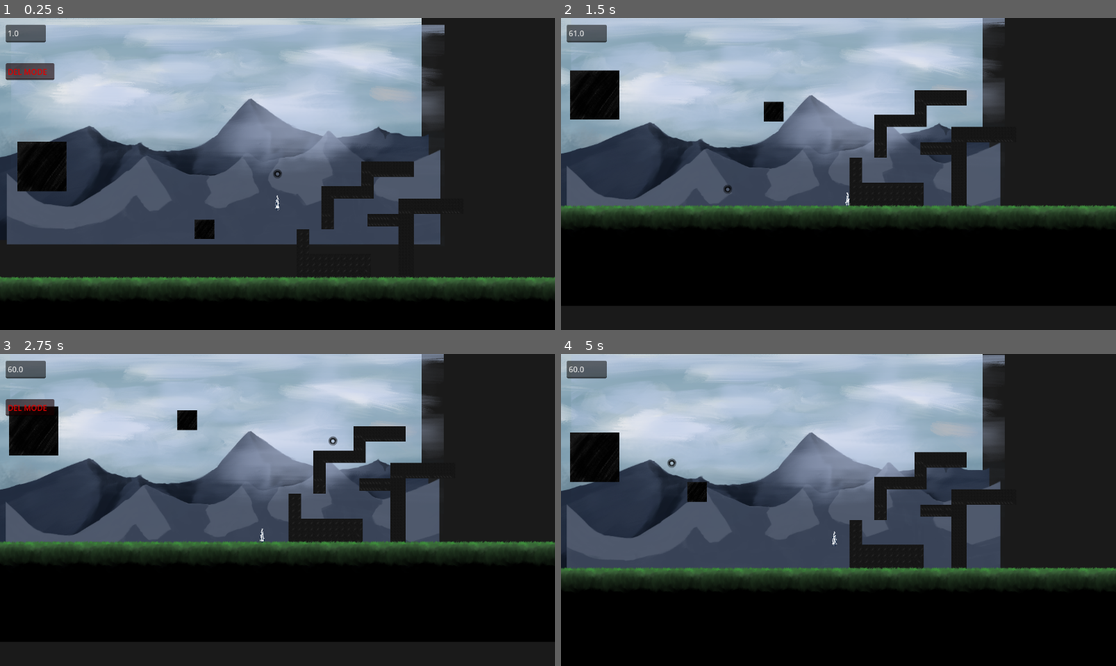
Above: before the commit, frames 1-4 (two rows, left to right).
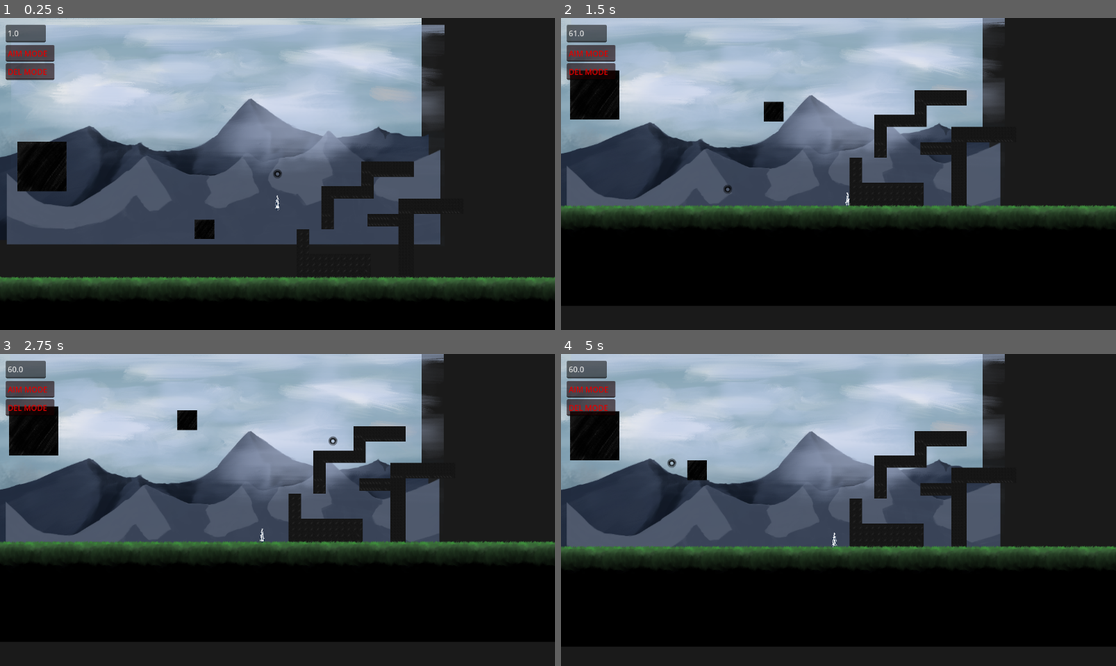
Above: after the commit, the same moments.

Repository: lotseven/wacoWorld
Game: Godot game, scene res://testingScenes/gunTest.tscn
The game is run twice, just before and just after one commit, with the same random seed, the same clock (stepped at 60 frames per second) and the same inputs.
Inputs (mouse positions are in pixels of both pictures, inside the frame that each line leads up to):
- Up to frame 1 (0.25 s): no input
- Up to frame 2 (1.5 s): move the mouse to (960, 158) at 0.52 s; hold Q (recall) 0.53-1.28 s; hold D (right) from 0.53 s (still down); click (960, 158) at 0.67 s; tap W (jump) at 0.77 s; move the mouse to (727, 189) at 1.27 s; click (727, 189) at 1.35 s
- Up to frame 3 (2.75 s): tap W (jump) at 1.52 s; tap Q (recall) at 1.55 s; move the mouse to (333, 441) at 2.02 s; release D (right) at 2.03 s; hold A (left) from 2.03 s (still down); hold Q (recall) from 2.03 s (still down)
- Up to frame 4 (5 s): move the mouse to (810, 572) at 2.77 s; release A (left) at 2.78 s; release Q (recall) at 2.78 s; hold D (right) 2.78-4.28 s; tap Q (recall) at 2.85, 3.8, 4.35 s; click (810, 572) at 2.92 s; tap W (jump) at 3.02, 3.77, 4.52 s; move the mouse to (1005, 556) at 3.52 s; press the mouse at (1005, 556) at 3.53 s; move the mouse to (672, 463) at 4.27 s; release the mouse at (672, 463) at 4.28 s; hold A (left) from 4.28 s (still down)

The runs differ from the first frame. In frame 1, 0.5% of the frame differs, in the area x 1-10%, y 8-15%; in frame 2, 0.8%; in frame 3, 0.5%; in frame 4, 24%, in the area x 0-100%, y 0-100%.

Commit message:
doin something else 4 a bit

Diff:
--- a/global/signalBus.gd
+++ b/global/signalBus.gd
@@ -1,6 +1,6 @@
 extends Node
 
-signal updateAimArrowVisibility(visible) # from magMangager to ui
+#signal updateAimArrowVisibility(visible) # from magMangager to ui
 signal createMagnet(object, position, angle) # from magnetProjectile to magManager
-signal magnetButtonClick(magnet) # from magnet to magManager
-signal switchToRecall(visible) # from magManager to ui
+#signal magnetButtonClick(magnet) # from magnet to magManager
+#signal switchToRecall(visible) # from magManager to ui
--- a/player/magnetMechanics/magManager.gd
+++ b/player/magnetMechanics/magManager.gd
@@ -22,15 +22,15 @@
 var createDeleteSFX = "res://sounds/playerSfx/button-202966.mp3"
 var groupingSFX = "res://sounds/playerSfx/button-4-214382.mp3"
 var flingMag # what magnet the player gets flung 2
-
+var recallSoundTracker # dont worry about this little variable :)
 func _ready() -> void:
 	SignalBus.connect("createMagnet", Callable(self, "handleMagnetCreation")) # connection ...
 	SignalBus.connect("magnetButtonClick", Callable(self, "handleMagClicks")) # connection ...
 
 	player = get_tree().get_first_node_in_group("player") # player noad !!
 	projContainer = $projContainer # self explanatory
-	SignalBus.emit_signal("updateAimArrowVisibility", false)
-	SignalBus.emit_signal("switchToRecall", false)
+	#SignalBus.emit_signal("updateAimArrowVisibility", false)
+	#SignalBus.emit_signal("switchToRecall", false)
 	# YOU CAN ALSO DO Pointer.isLeftHeld & Pointer.isRightHeld for mouse ins
 
 	maxMags = player.maxMags # gets max magnet count
@@ -40,7 +40,7 @@
 	updatePointer()
 	rotateMagShape()
 	flingMag = selectMagnet()
-	handleMagnetRecalls()
+	recallMags()
 
 func manageAimingMode(delta: float) -> void: # goes in and out of aiming mode
 	if Pointer.isRightHeld: # waits for half a second of holding before entering aim mode
@@ -81,36 +81,36 @@
 	print(MagnetContainer.magList)
 	FxManager.playFx(createDeleteSFX)
 
-func handleMagClicks(magnet):
-	match magClickMode:
-		'activating': # IF YOUR CLICK IS IN ACTIVATION MODE
-			if movementMags.has(magnet):
-				movementMags.erase(magnet)
-				print("magnet removed")
-				magnet.movementGrouped = false
-			else:
-				movementMags.append(magnet)
-				print("magnet added")
-				magnet.movementGrouped = true
-			magChange.emit()
-			FxManager.playFx(groupingSFX)
-
-
-		'recalling': # IF YOUR CLICK IS IN DELETION MODE
-			movementMags.erase(magnet)
-			MagnetContainer.magList.erase(magnet)
-			magnet.queue_free()
-			FxManager.playFx(createDeleteSFX)
-
-func handleMagnetRecalls(): # DETECTS ENTERING & EXITING RECALL MODE
-	if Input.is_action_pressed("recall"):
-		if magClickMode != 'recalling':
-			magClickMode = 'recalling'
-			SignalBus.emit_signal("switchToRecall", true)
-	else:
-		if magClickMode == 'recalling':
-			magClickMode = 'activating'
-			SignalBus.emit_signal("switchToRecall", false)
+#func handleMagClicks(magnet):
+	#match magClickMode:
+		#'activating': # IF YOUR CLICK IS IN ACTIVATION MODE
+			#if movementMags.has(magnet):
+				#movementMags.erase(magnet)
+				#print("magnet removed")
+				#magnet.movementGrouped = false
+			#else:
+				#movementMags.append(magnet)
+				#print("magnet added")
+				#magnet.movementGrouped = true
+			#magChange.emit()
+			#FxManager.playFx(groupingSFX)
+		#
+		#
+		#'recalling': # IF YOUR CLICK IS IN DELETION MODE
+			#movementMags.erase(magnet)
+			#MagnetContainer.magList.erase(magnet)
+			#magnet.queue_free()
+			#FxManager.playFx(createDeleteSFX)
+			#
+#func handleMagnetRecalls(): # DETECTS ENTERING & EXITING RECALL MODE
+	#if Input.is_action_pressed("recall"):
+		#if magClickMode != 'recalling':
+			#magClickMode = 'recalling'
+			#SignalBus.emit_signal("switchToRecall", true)
+	#else:
+		#if magClickMode == 'recalling':
+			#magClickMode = 'activating'
+			#SignalBus.emit_signal("switchToRecall", false)
 
 func updatePointer():
 	pointerCoords = Pointer.global_position
@@ -121,13 +121,11 @@
 	if m is magnet:
 		if !selectables.has(m):
 			selectables.append(m)
-			#m.glow.visible = true
 
 func onMagDetectionExited(m) -> void:
 	if m is magnet:
 		if selectables.has(m):
 			selectables.erase(m)
-			#m.glow.visible = false
 
 func rotateMagShape():
 	magDetec.rotation_degrees = pointerAngle + 180
@@ -148,3 +146,14 @@
 		if m!= mag:
 			m.selected = false
 	return mag
+
+func recallMags():
+	recallSoundTracker = false
+	if Input.is_action_pressed("recall"):
+		for m in MagnetContainer.magList:
+			movementMags.erase(m)
+			MagnetContainer.magList.erase(m)
+			m.queue_free()
+			recallSoundTracker = true
+	if recallSoundTracker:
+		FxManager.playFx(createDeleteSFX)
--- a/player/magnetMechanics/magManager.tscn
+++ b/player/magnetMechanics/magManager.tscn
@@ -16,7 +16,7 @@
 [node name="magCollision" type="CollisionPolygon2D" parent="magnetDetection"]
 modulate = Color(0.462745, 1, 1, 1)
 position = Vector2(0, -1)
-polygon = PackedVector2Array(50, -80, 0, 0, 50, 80, 400, 110, 1300, 240, 1300, -240, 400, -110)
+polygon = PackedVector2Array(50, -80, 0, 0, 50, 80, 400, 200, 1300, 600, 1300, -600, 400, -200)
 
 [node name="projContainer" type="Node" parent="."]
 
--- a/player/magnetMechanics/magnet.gd
+++ b/player/magnetMechanics/magnet.gd
@@ -19,10 +19,3 @@
 func _process(delta: float) -> void:
 	if selected: glow.visible = true
 	else: glow.visible = false
-
-func buttonPressed() -> void:
-	#if !movementGrouped: # if the magnet is being joined into the group, make the glow visible
-		#glow.visible = true
-	#else:
-		#glow.visible = false
-	SignalBus.emit_signal("magnetButtonClick", self) # to magManager
--- a/player/magnetMechanics/magnet.tscn
+++ b/player/magnetMechanics/magnet.tscn
@@ -22,15 +22,6 @@
 texture = ExtResource("1_qc3lg")
 flip_v = true
 
-[node name="button" type="TextureButton" parent="."]
-offset_left = -27.0
-offset_top = -66.0
-offset_right = 28.0
-offset_bottom = 28.0
-focus_mode = 0
-
 [node name="colShape" type="CollisionShape2D" parent="."]
 shape = SubResource("CircleShape2D_061rl")
 debug_color = Color(0.741874, 0.419914, 0.53827, 0.42)
-
-[connection signal="pressed" from="button" to="." method="buttonPressed"]
--- a/player/player.gd
+++ b/player/player.gd
@@ -13,19 +13,25 @@
 # references to children or other nodes
 @onready var sprite = $Sprite2D
 @onready var groundHitbox = $groundHitbox
+
 # magnet numbers
 var maxMags = 3
 const MAGNET_FORCE = 280000.0
 const SNAP_DISTANCE = 35.0
+var distanceScale = 1
+var distScaleConst = 300 # since distance scale must inversely relate to speed, i use 1/dist, which might be really small. this scales that back up
+var slopeScale = 3 # the base of the log that determines the scaling of speed/distancea
+var gravScale = 4 # gravity is divided by this when youre doin magnet stuff
+var MAX_SPEED = 1000.0
+
 # sound
 var footstepSound = "res://sounds/playerSfx/steps.mp3"
+
 # moving on magnets stuff
 var flingMag
 var wantsToPull = false
 var wantsToPush = false
-var distanceScale = 1
-var distScaleConst = 300 # since distance scale must inversely relate to speed, i use 1/dist, which might be really small. this scales that back up
-var slopeScale = 3 # the base of the log that determines the scaling of speed/distance
+
 func _ready() -> void:
 	$magManager.connect("magChange", Callable(self, "updateMagMovement"))
 	camOffset = camOffSaved
@@ -65,6 +71,8 @@
 	#gravity
 	if not is_on_floor() and !wantsToPull and !wantsToPush:
 		velocity.y += GRAVITY * delta
+	elif not is_on_floor():
+		velocity.y += GRAVITY/gravScale * delta
 
 		if is_on_floor(): FxManager.startLoopedFx('steps', footstepSound)
 		else: FxManager.stopLoopedFx('steps')
@@ -78,16 +86,17 @@
 
 func magnetMovement(delta):
 	if flingMag and wantsToPull:
-		var vec_to_mag = flingMag.global_position - global_position
-		var dist = vec_to_mag.length()
+		var vecToMag = flingMag.global_position - global_position
+		var dist = vecToMag.length()
 		distanceScale = 1/dist
+
 		if dist < SNAP_DISTANCE: # snaps position to the magnet if you click and get real close
 			global_position = flingMag.global_position
 			velocity = Vector2.ZERO
 			flingMag = null
 
 		else: #
-			var direction = vec_to_mag.normalized()
+			var direction = vecToMag.normalized()
 			var magForce = direction * MAGNET_FORCE * (log(1 + (distScaleConst / dist))/log(slopeScale))
 			print(magForce)
 			var acceleration = magForce / MASS
Not shown, changed: player/notes.txt
